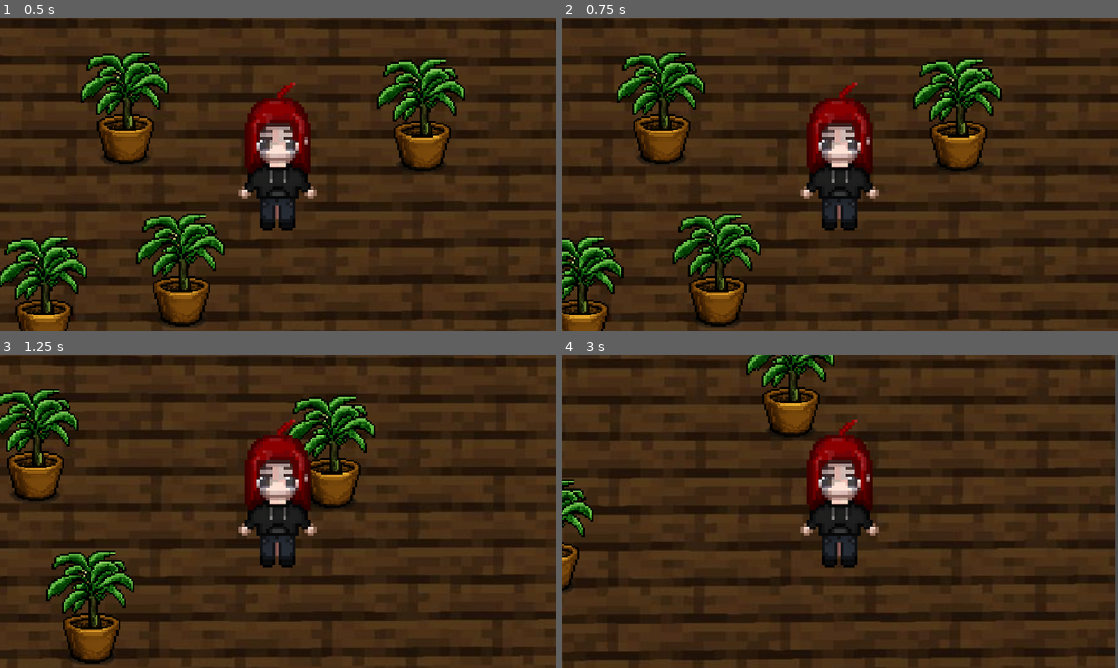
Above: before the commit, frames 1-4 (two rows, left to right).
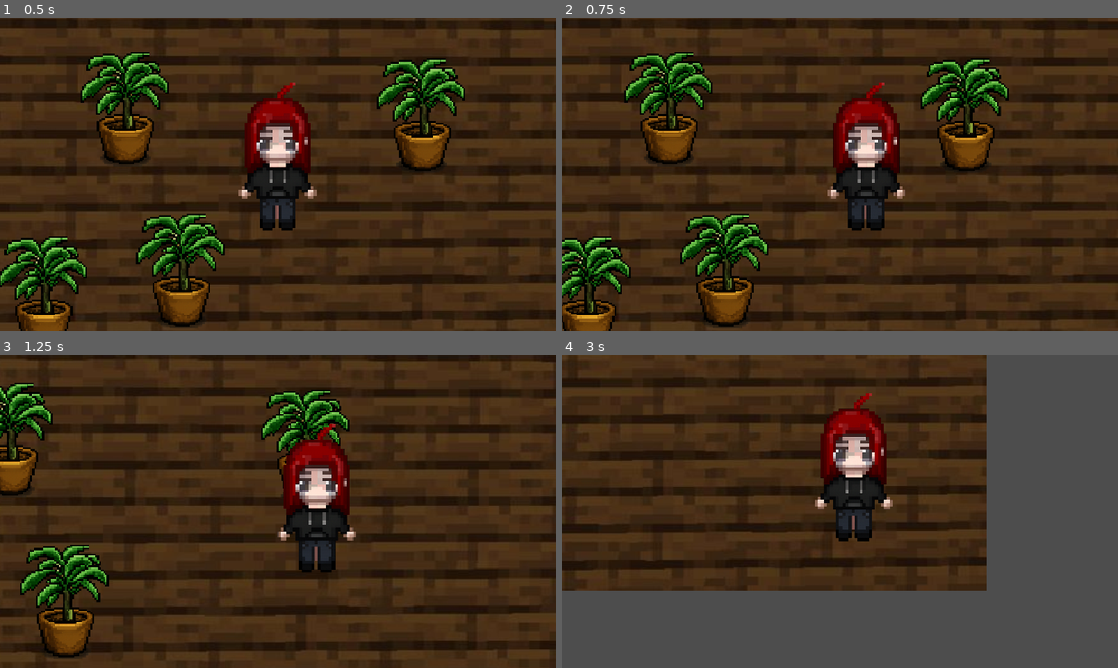
Above: after the commit, the same moments.

Repository: Tafi0405/Charlotte
Game: Godot game, scene res://piso.tscn
The game is run twice, just before and just after one commit, with the same random seed, the same clock (stepped at 60 frames per second) and the same inputs.
Inputs:
- Up to frame 1 (0.5 s): no input
- Up to frame 2 (0.75 s): tap Enter at 0.5 s; hold D from 0.53 s (still down)
- Up to frame 3 (1.25 s): keep holding D
- Up to frame 4 (3 s): release D at 1.28 s; hold S 1.28-2.03 s; hold D 2.03-2.78 s; hold W from 2.78 s (still down)

Frame 1 is identical in both runs. In frame 2, 17% of the frame differs, in the area x 0-95%, y 0-100%; in frame 3, 36%; in frame 4, 66%, in the area x 0-100%, y 0-100%.

Commit message:
Cambios añadidos
1) Velocidad de Charlotte incrementada a 350f
2) Efecto de suavizado añadido a la cámara

Diff:
--- a/charlotte.gd
+++ b/charlotte.gd
@@ -1,6 +1,6 @@
 extends CharacterBody2D
 
-@export var speed: float = 200.0
+@export var speed: float = 350.0
 
 func _physics_process(_delta: float) -> void:
 	var direction = Vector2.ZERO
--- a/piso.tscn
+++ b/piso.tscn
@@ -42,6 +42,7 @@
 
 [node name="Camera2D" type="Camera2D" parent="Charlotte" unique_id=632743079]
 position = Vector2(8, 9)
+position_smoothing_enabled = true
 
 [node name="StaticBody2D" type="StaticBody2D" parent="." unique_id=2063163710]
 position = Vector2(-269, -235)
